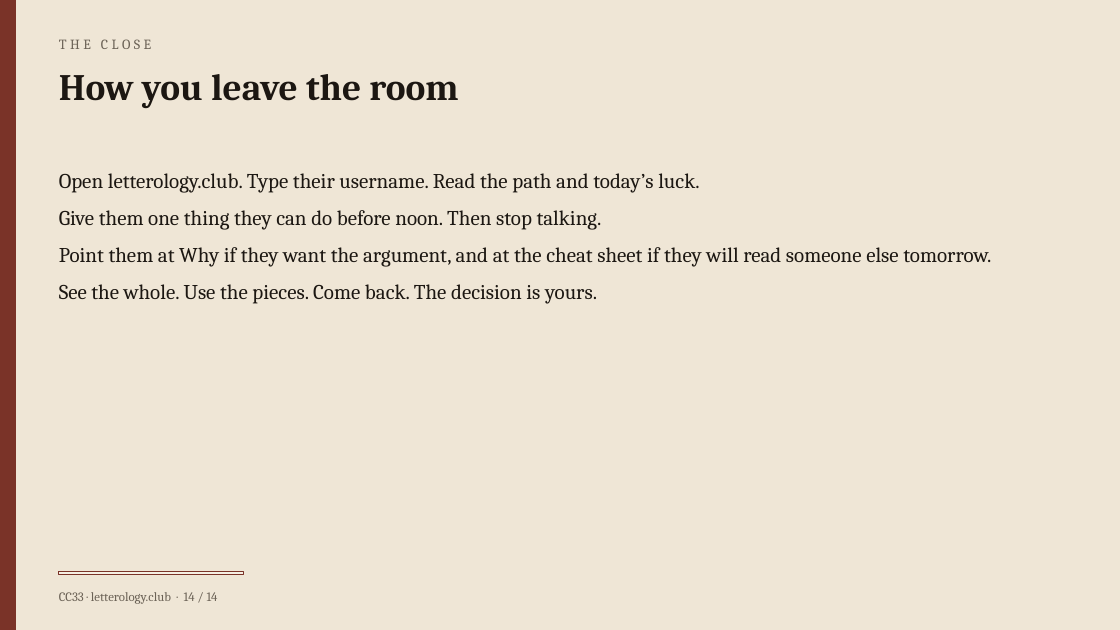
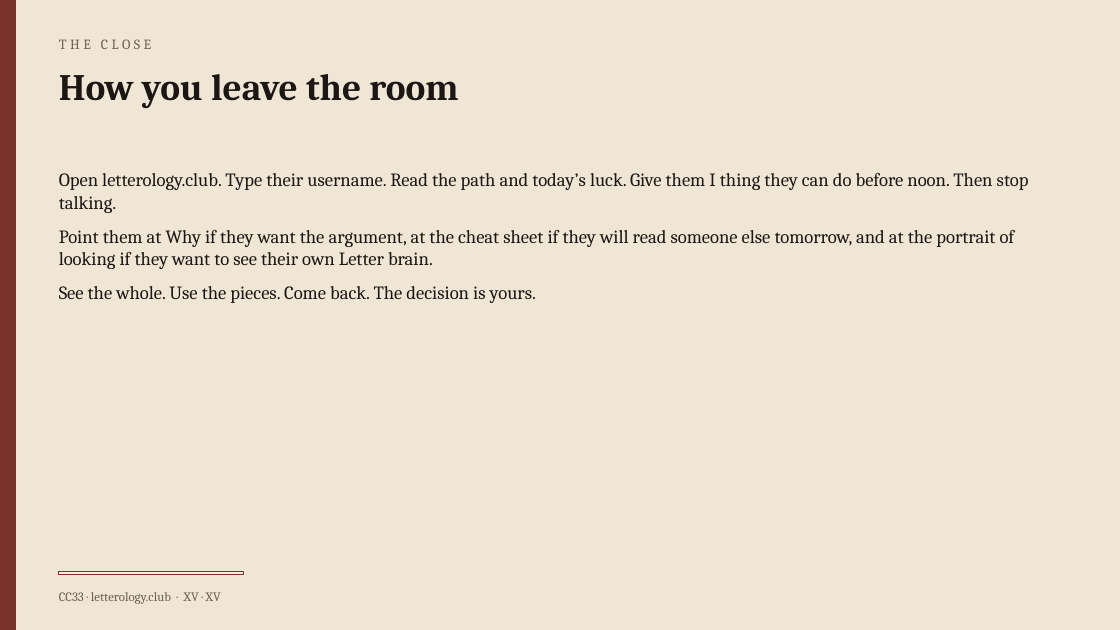
Before and after one commit to ImperialDave/Letterology-Calculator, a slide deck: slide 15 of public/brief.pptx (slide 14 before the commit). Drawn at 1120x630 pixels with LibreOffice and Linux fonts; fonts in the diff are those of the drawing. Boxes give left, top, right and bottom in pixels: in the first picture for what was removed or moved away, otherwise in the second. Text is boxed around its words. In the diff, an @@ line names an element or a change of style, - is before the commit and + after.

Commit message:
Grade the portrait A+ to F and rebuild the quiz as a fifty-item inventory.
The Brief writes quantities as Romans and says what a Letter brain is. The test shuffles sides, scores ten aspects on their own, and keeps the Letter-brain mark separate from the seats.

```diff
--- a/public/brief.pptx
+++ b/public/brief.pptx
@@ text at [59,173,1029,269]: text changed; size 18 to 16 pt @@
-Open letterology.club. Type their username. Read the path and today’s luck.
-Give them one thing they can do before noon. Then stop talking.
-Point them at Why if they want the argument, and at the cheat sheet if they will read someone else tomorrow.
+Open letterology.club. Type their username. Read the path and today’s luck. Give them I thing they can do before noon. Then stop talking.
+Point them at Why if they want the argument, at the cheat sheet if they will read someone else tomorrow, and at the portrait of looking if they want to see their own Letter brain.
@@ text at [59,286,536,303]: size 18 to 16 pt in "See the whole. Use the pieces. Come ..." @@
@@ text at [59,592,221,604]: text changed @@
-CC33 · letterology.club · 14 / 14
+CC33 · letterology.club · XV · XV
```
Also in this commit, not shown: 13 other slides changed, 1 slide added, 15 other files.
